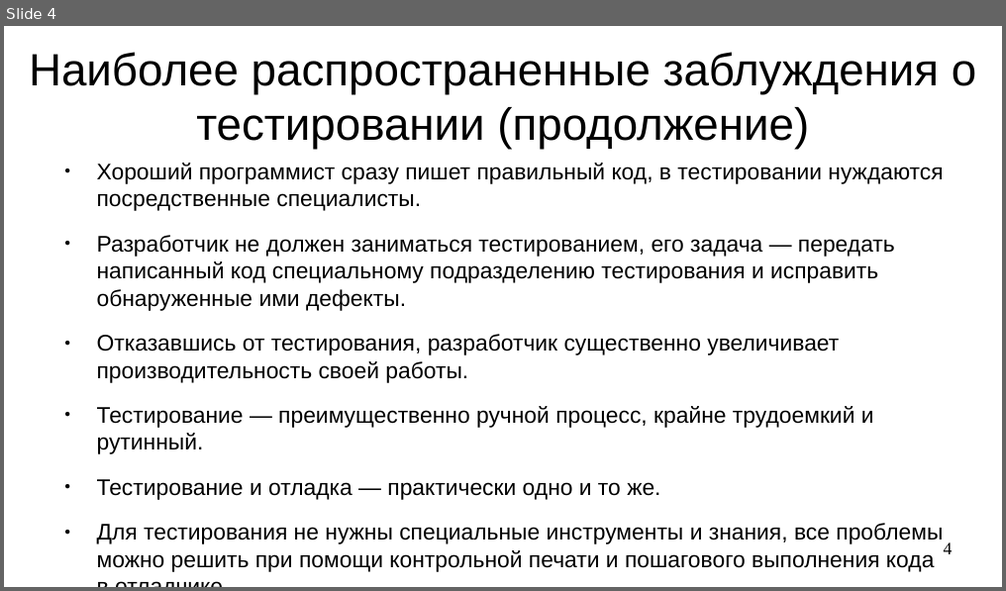
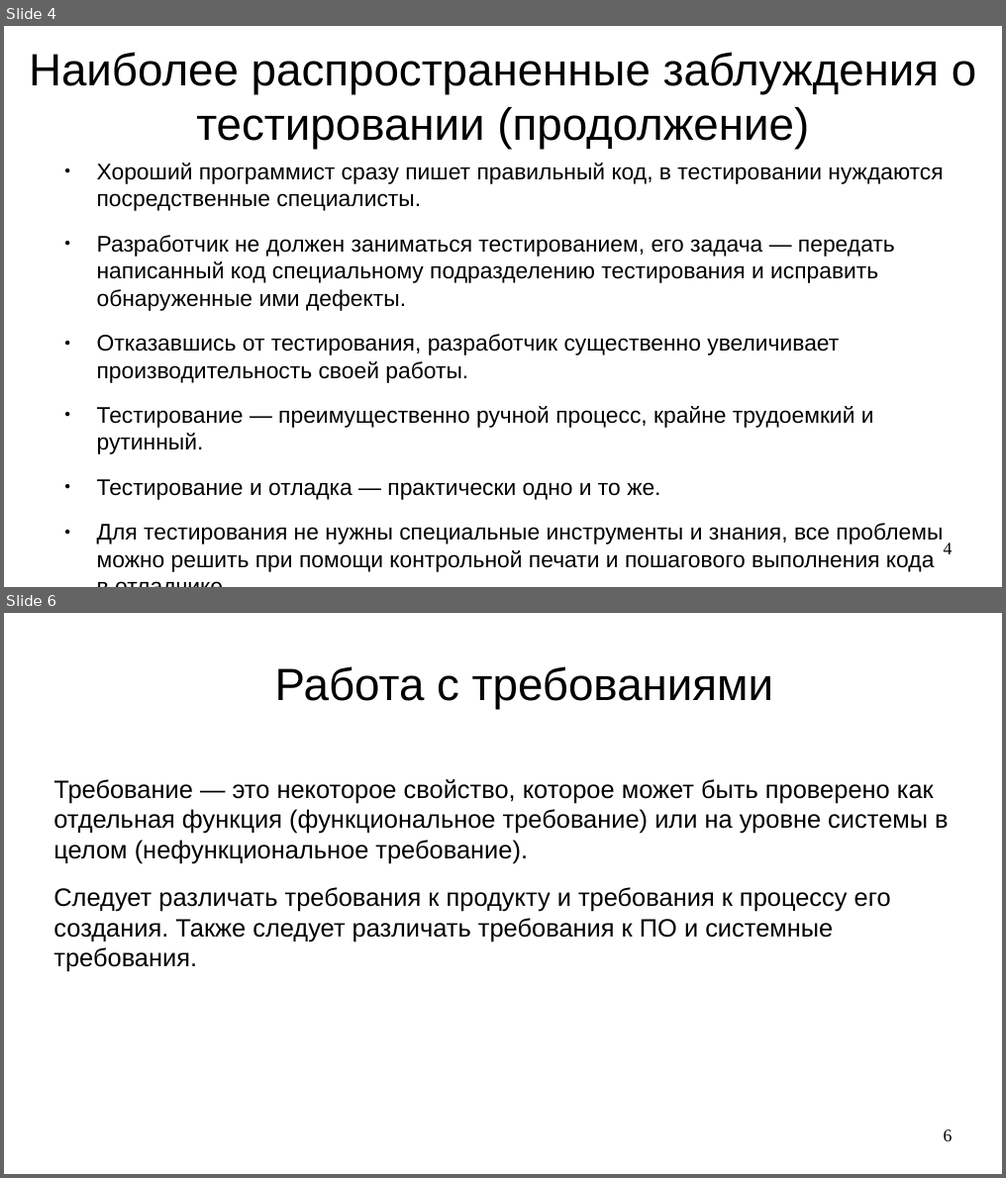
Before and after one commit to steelcraft/stud-lab, a slide deck: Лекции/CAUTTDD01#L1.odp. Shown one above the other, each under a label of ours: slide 4 before the commit, slides 4 and 6 after it; the slides between them are not shown. The pictures are 1006x591 and 1006x1178 pixels, drawn with LibreOffice and Linux fonts; fonts in the diff are those of the drawing. Boxes give left, top, right and bottom in pixels: in the first picture for what was removed or moved away, otherwise in the second. Text is boxed around its words. In the diff, an @@ line names an element or a change of style, - is before the commit and + after.

```diff
--- a/Лекции/CAUTTDD01#L1.odp
+++ b/Лекции/CAUTTDD01#L1.odp
@@ slide 6 added at [4, 613, 1002, 1174], background #FFFFFF @@
@@ title added at [275, 666, 773, 709], 36 pt, text #000000 @@
+Работа с требованиями
@@ text added at [54, 779, 947, 972], 20 pt, text #000000 @@
+Требование — это некоторое свойство, которое может быть проверено как отдельная функция (функциональное требование) или на уровне системы в целом (нефункциональное требование).
+Следует различать требования к продукту и требования к процессу его создания. Также следует различать требования к ПО и системные требования.
@@ page number added at [944, 1130, 952, 1142], 14 pt, text #000000 @@
+6
```
Also in this commit, not shown: 2 slides changed, 6 other slides added, 2 slides removed.
